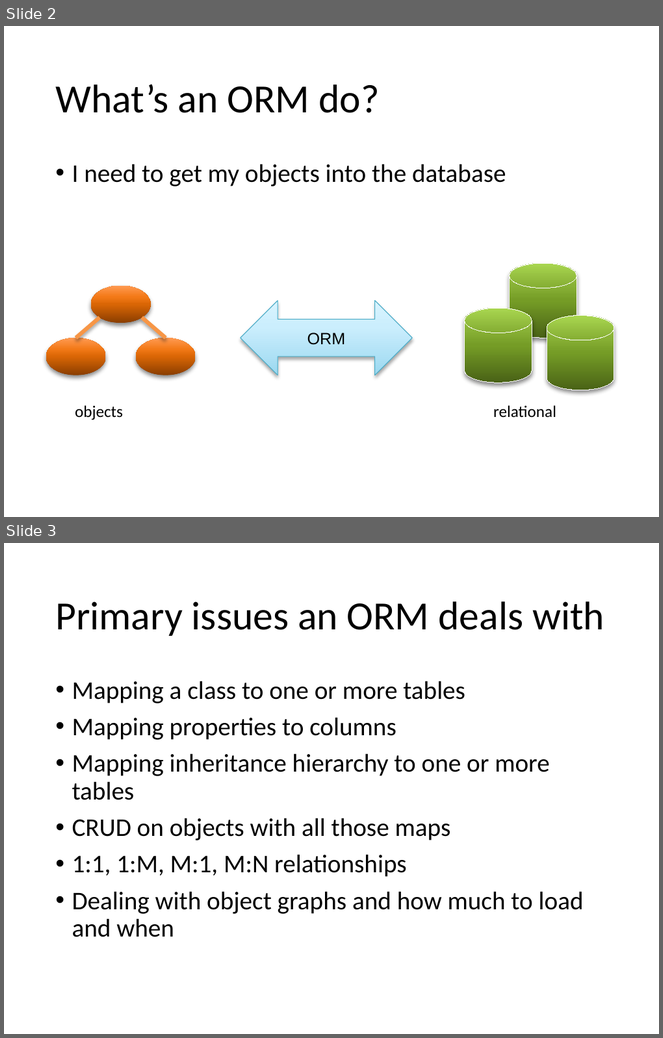
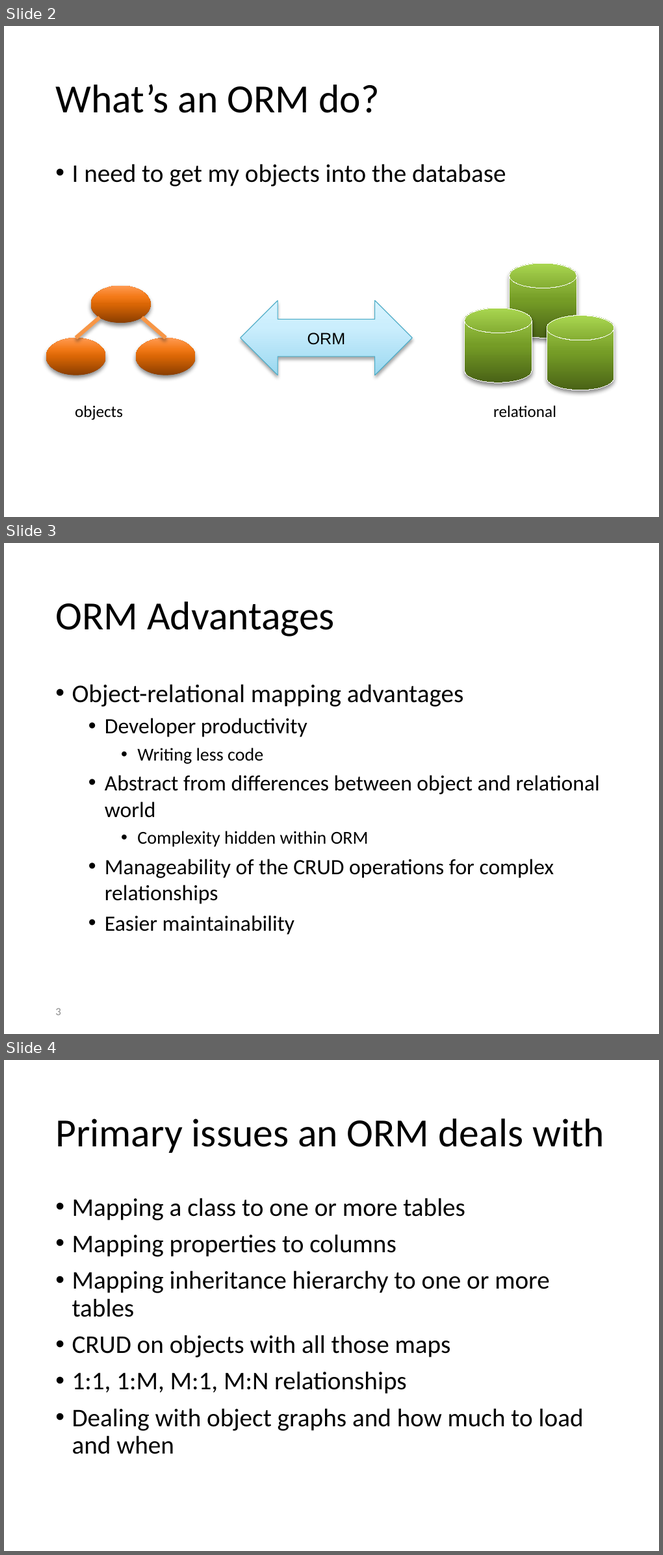
Before and after one commit to SeamlessThingies-Learn-DotNet3Day/DotNetProgramming, a slide deck: Slides/0 - ORM Intro.pptx. Shown one above the other, each under a label of ours: slides 2 and 3 before the commit, slides 2, 3 and 4 after it. The pictures are 663x1038 and 663x1555 pixels, drawn with LibreOffice and Linux fonts; fonts in the diff are those of the drawing. Boxes give left, top, right and bottom in pixels: in the first picture for what was removed or moved away, otherwise in the second. Text is boxed around its words. In the diff, an @@ line names an element or a change of style, - is before the commit and + after.

```diff
--- a/Slides/0 - ORM Intro.pptx
+++ b/Slides/0 - ORM Intro.pptx
@@ slide 3 added at (4, 543, 659, 1034), background #FFFFFF @@
@@ title added at (55, 601, 335, 637), 44 pt, text #000000 @@
+ORM Advantages
@@ text added at (72, 684, 600, 935), 24 pt, text #000000 @@
+• Object-relational mapping advantages
+  • Developer productivity
+    • Writing less code
+  • Abstract from differences between object and relational world
+    • Complexity hidden within ORM
+  • Manageability of the CRUD operations for complex relationships
+  • Easier maintainability
@@ page number added at (55, 1008, 61, 1016), 12 pt, text #8C8C8C @@
+3
@@ what was slide 3 is now slide 4 @@
```
Also in this commit, not shown: 1 other slide added, 1 slide removed, 1 other file.
